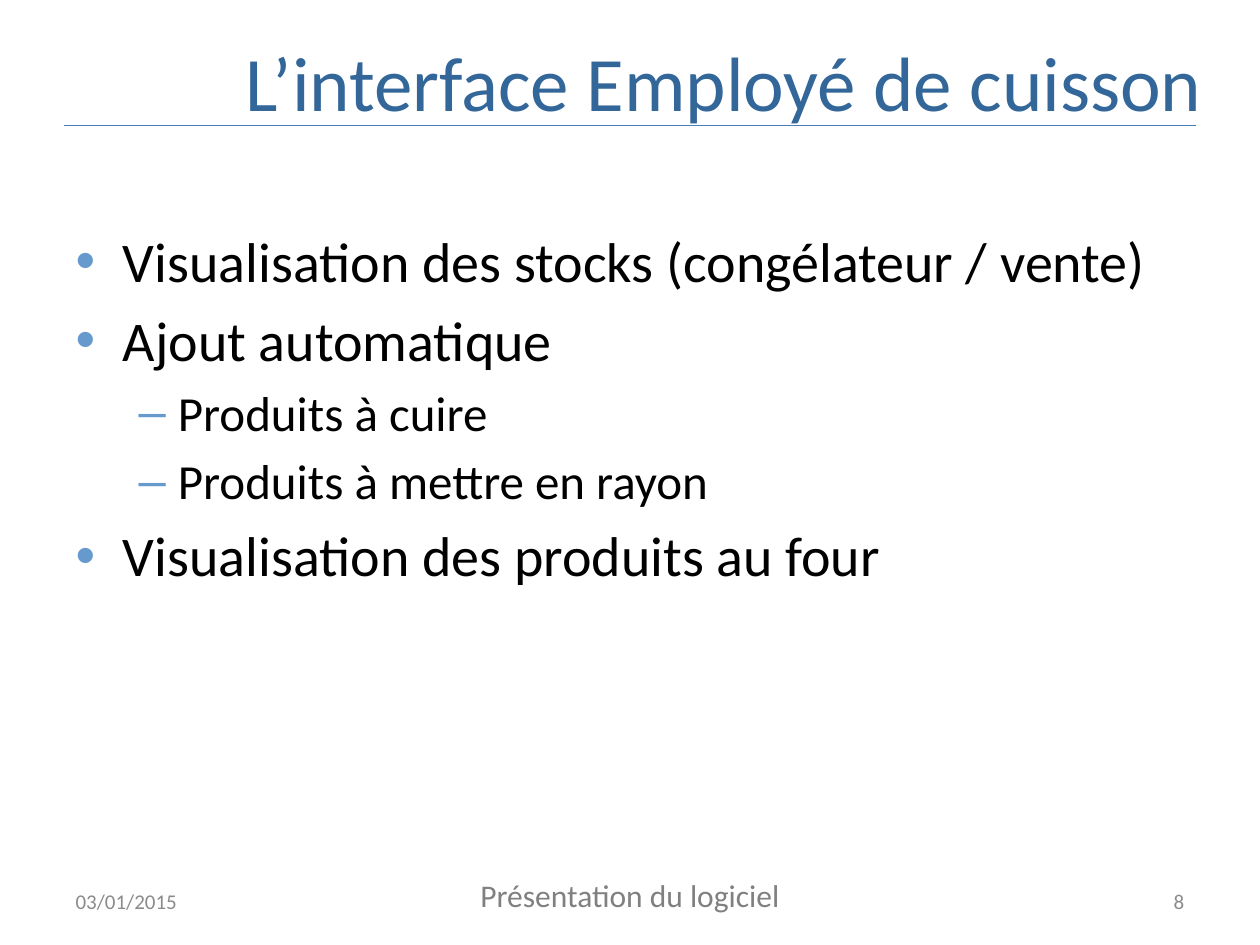
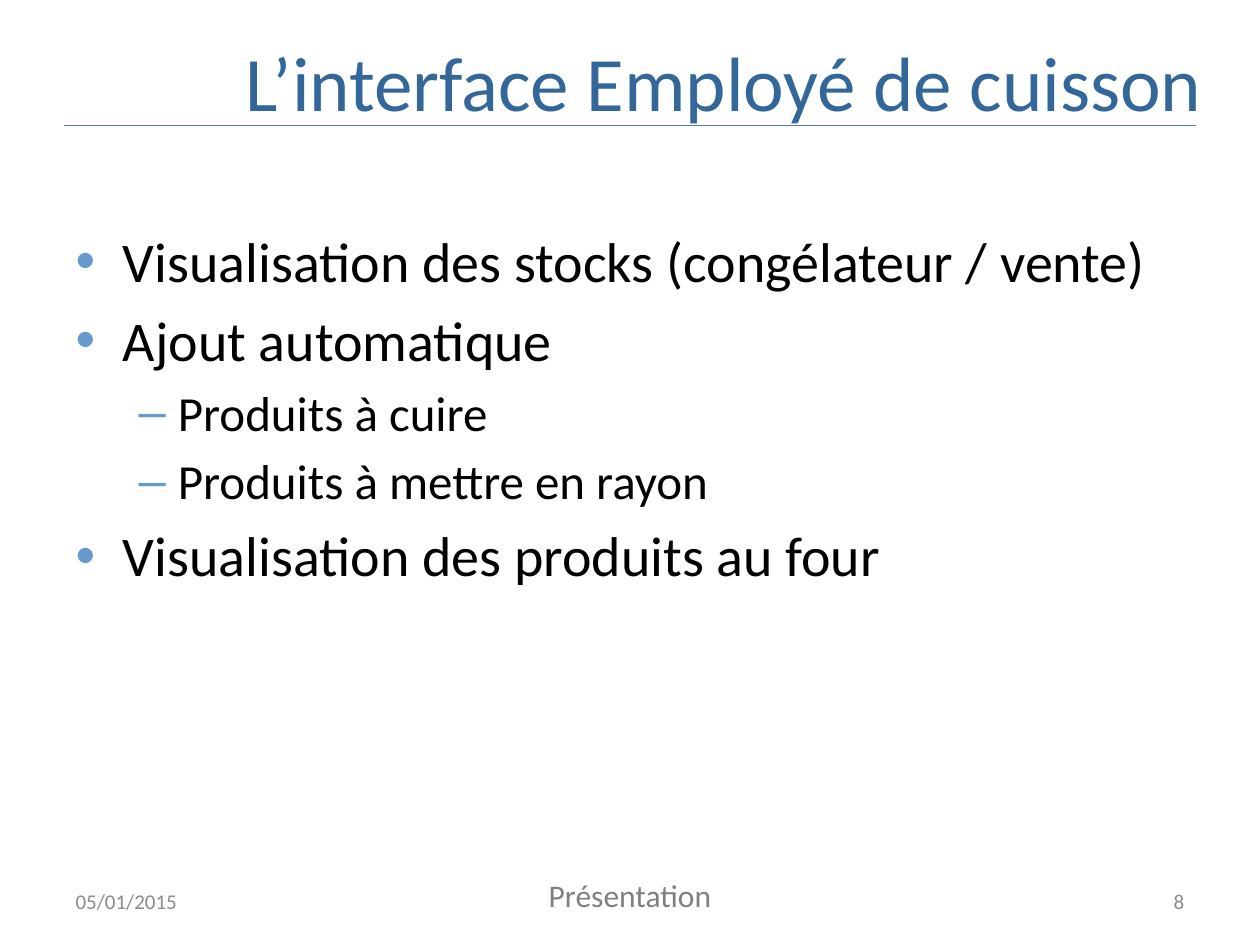
Before and after one commit to AppInfoCPE/genielog, a slide deck: slide 8 of Documentation/presentation.pptx. Drawn at 1260x945 pixels with LibreOffice and Linux fonts; fonts in the diff are those of the drawing. Boxes give left, top, right and bottom in pixels: in the first picture for what was removed or moved away, otherwise in the second. Text is boxed around its words. In the diff, an @@ line names an element or a change of style, - is before the commit and + after.

```diff
--- a/Documentation/presentation.pptx
+++ b/Documentation/presentation.pptx
@@ text at bbox=[76, 894, 177, 910]: text changed @@
-03/01/2015
+05/01/2015
@@ text at bbox=[549, 885, 711, 907]: text changed @@
-Présentation du logiciel
+Présentation
```
Also in this commit, not shown: 17 other slides changed, 2 slides added, 1 slide removed.
